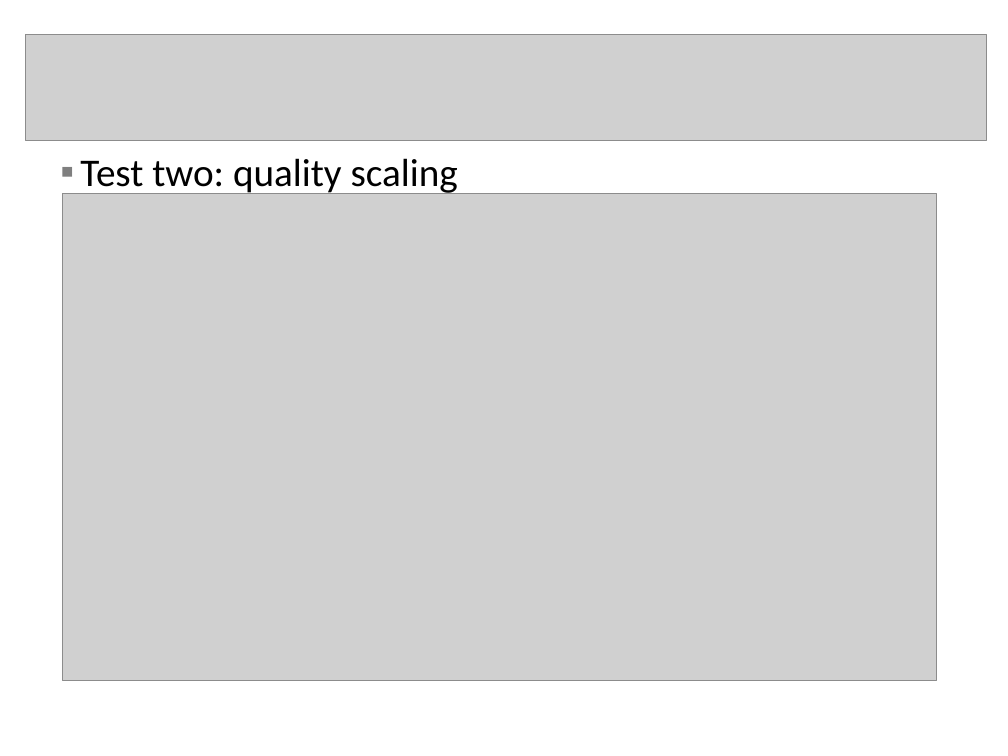
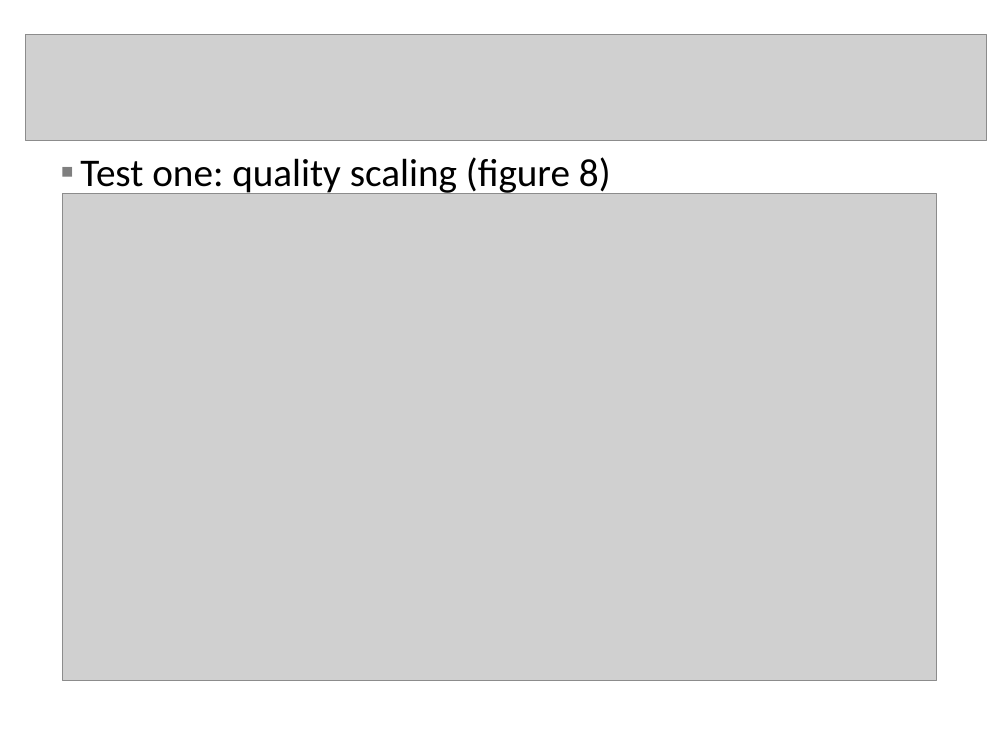
Before and after one commit to mocalab/ScalableVideo, a slide deck: slide 10 of Dustin/OriginalWork/CameraSystemPaper/Camera System Presentation (name TBD).ppt (slide 11 before the commit). Drawn at 1008x756 pixels with LibreOffice and Linux fonts; fonts in the diff are those of the drawing; grey boxes stand for pictures; background and template pictures are left out. Boxes give left, top, right and bottom in pixels: in the first picture for what was removed or moved away, otherwise in the second. Text is boxed around its words. In the diff, an @@ line names an element or a change of style, - is before the commit and + after.

```diff
--- a/Dustin/OriginalWork/CameraSystemPaper/Camera System Presentation (name TBD).ppt
+++ b/Dustin/OriginalWork/CameraSystemPaper/Camera System Presentation (name TBD).ppt
@@ text at [80, 157, 611, 197]: text changed @@
-▪ Test two: quality scaling
+▪ Test one: quality scaling (figure 8)
```
Also in this commit, not shown: 9 other slides changed, 34 other files.
